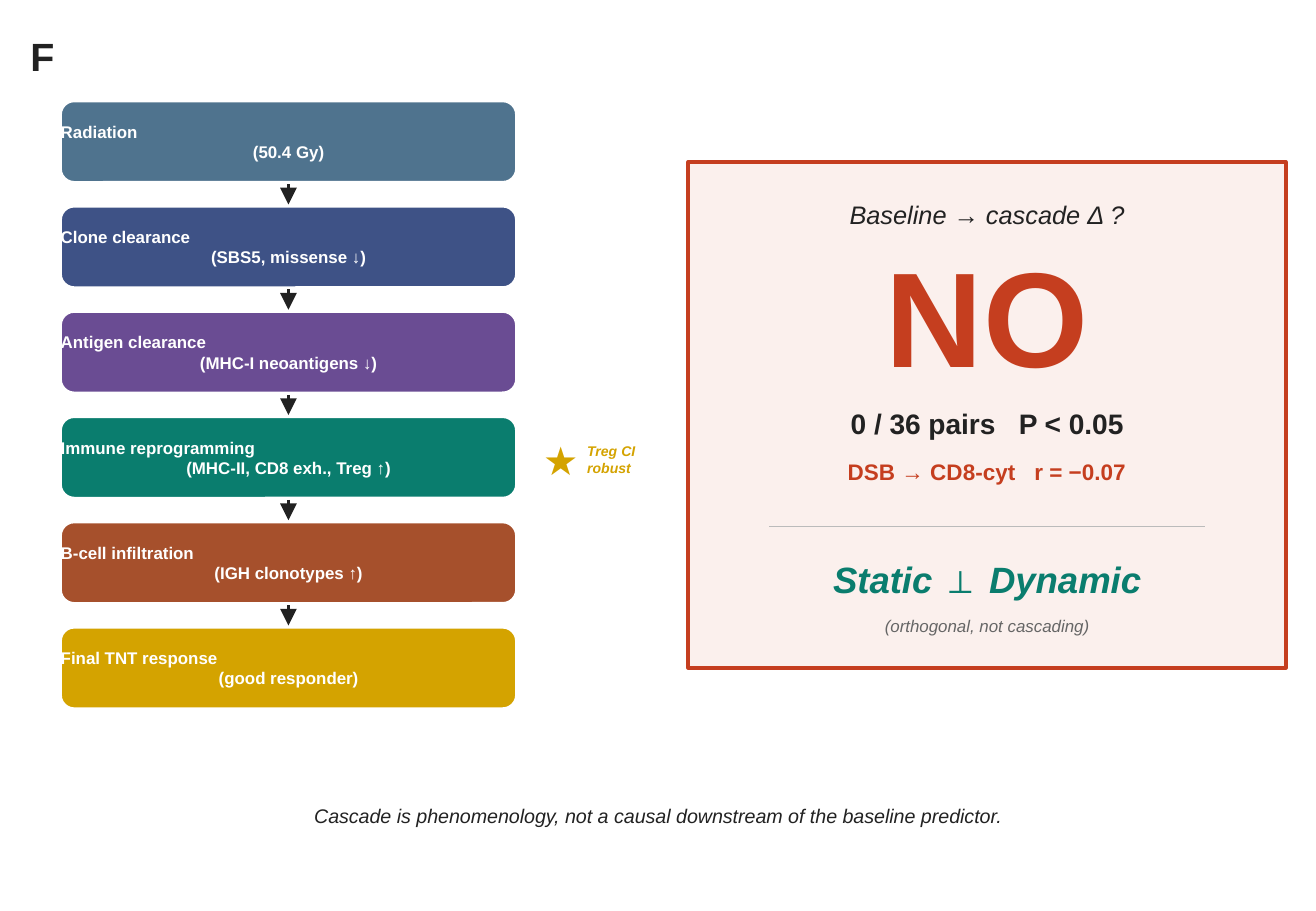
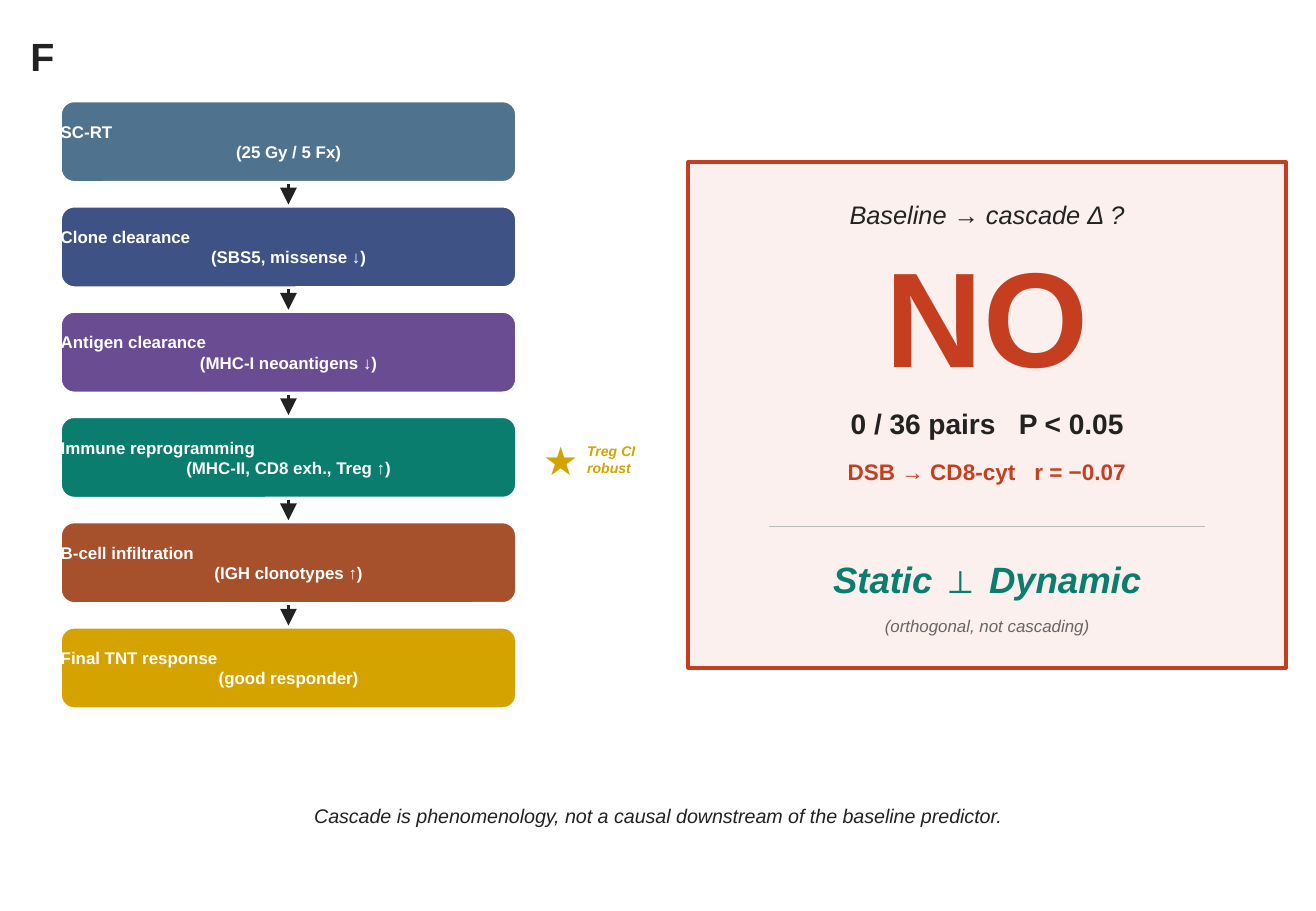
Before and after one commit to Soonlab/TNT, a slide deck: slide 6 of 260418_add/ppt/Fig8_cascade_convergence_native_editable.pptx. Drawn at 1316x911 pixels with LibreOffice and Linux fonts; fonts in the diff are those of the drawing. Boxes give left, top, right and bottom in pixels: in the first picture for what was removed or moved away, otherwise in the second. Text is boxed around its words. In the diff, an @@ line names an element or a change of style, - is before the commit and + after.

```diff
--- a/260418_add/ppt/Fig8_cascade_convergence_native_editable.pptx
+++ b/260418_add/ppt/Fig8_cascade_convergence_native_editable.pptx
@@ text at (61,124,341,162): text changed @@
-Radiation
-(50.4 Gy)
+SC-RT
+(25 Gy / 5 Fx)
```
Also in this commit, not shown: 19 other files.
